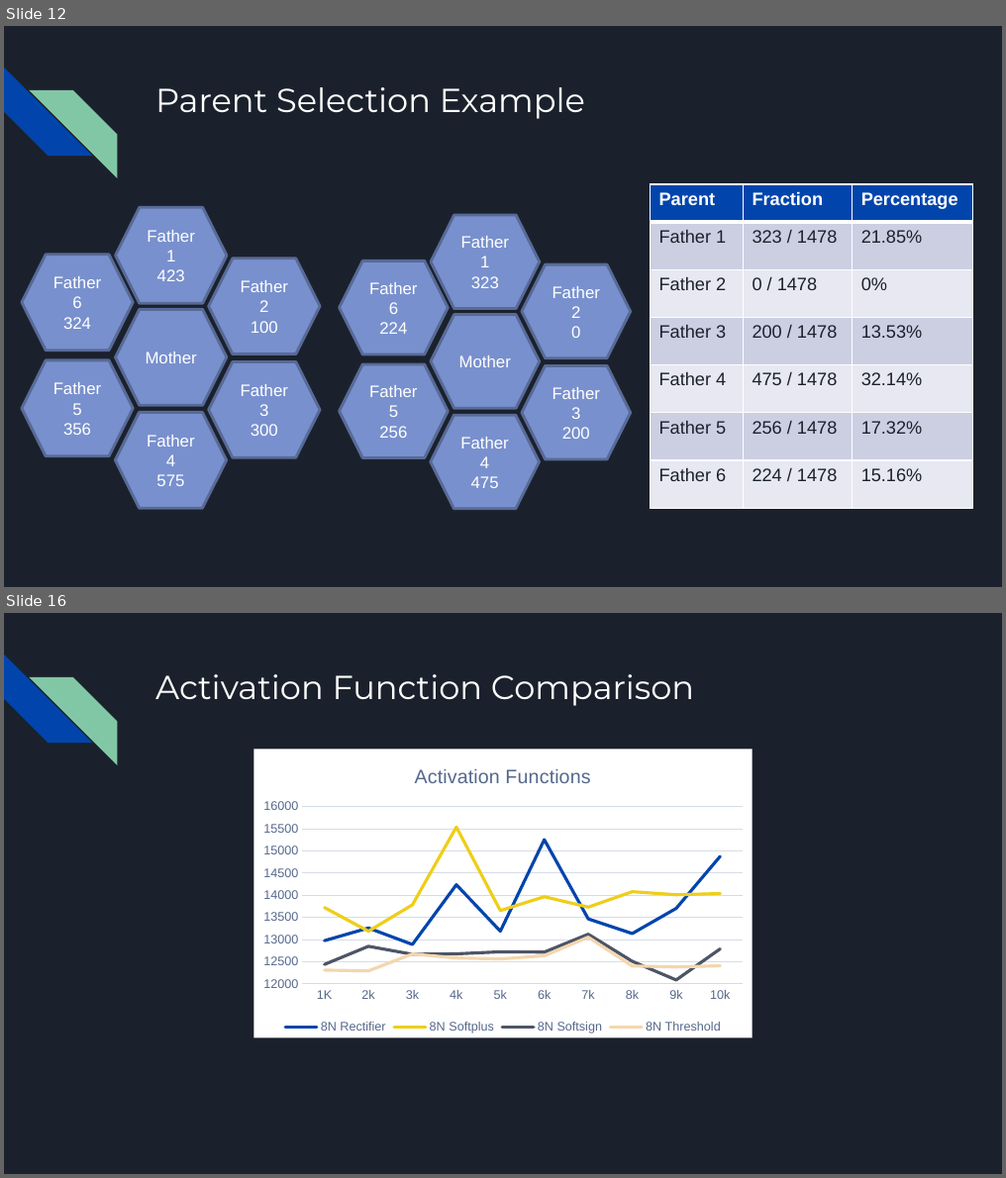
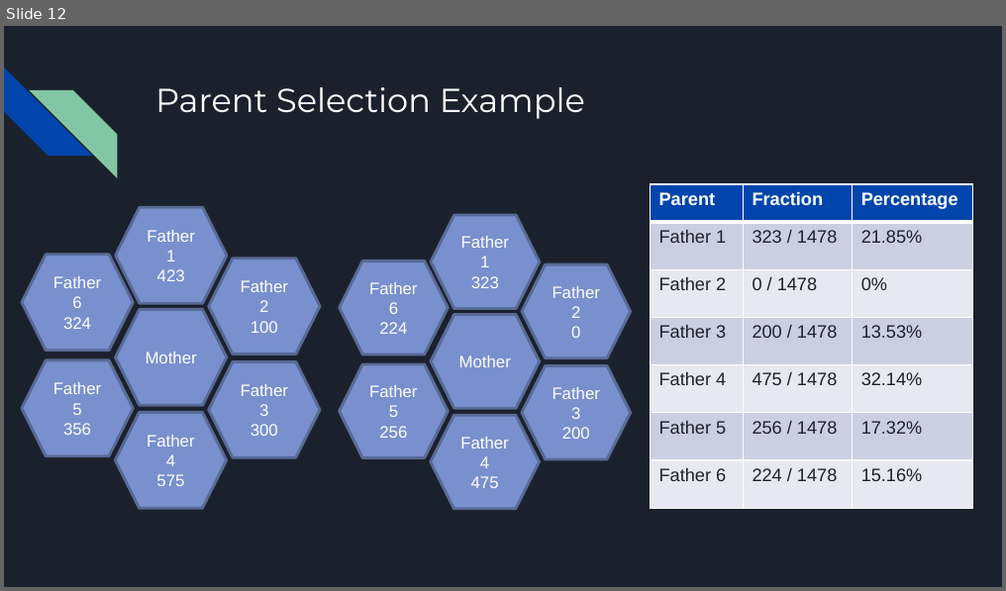
Before and after one commit to anna-porter/Reversi, a slide deck: Evolving a Reversi Player.pptx. Shown one above the other, each under a label of ours: slides 12 and 16 before the commit, slide 12 after it; the slides between them are not shown. The pictures are 1006x1178 and 1006x591 pixels, drawn with LibreOffice and Linux fonts; fonts in the diff are those of the drawing. Boxes give left, top, right and bottom in pixels: in the first picture for what was removed or moved away, otherwise in the second. Text is boxed around its words. In the diff, an @@ line names an element or a change of style, - is before the commit and + after.

```diff
--- a/Evolving a Reversi Player.pptx
+++ b/Evolving a Reversi Player.pptx
@@ slide 16 removed at box(4, 613, 1002, 1174), background #1B212C; not listed: 2 template elements that a slide beside it also shows @@
@@ title removed at box(155, 674, 694, 706) @@
-Activation Function Comparison
@@ line chart removed at box(253, 749, 751, 1038) @@
-title "Activation Functions "
-categories: 1K, 2k, 3k, 4k, 5k, 6k, 7k, 8k, 9k, 10k
-8N Rectifier: 13000, 13300, 12900, 14200, 13200, 15300, 13500, 13100, 13700, 14900
-8N Softplus: 13700, 13200, 13800, 15500, 13700, 14000, 13700, 14100, 14000, 14000
-8N Softsign: 12400, 12800, 12700, 12700, 12700, 12700, 13100, 12500, 12100, 12800
-8N Threshold: 12300, 12300, 12700, 12600, 12600, 12600, 13100, 12400, 12400, 12400
```
Also in this commit, not shown: 9 slides changed, 8 slides added, 1 other slide removed.
